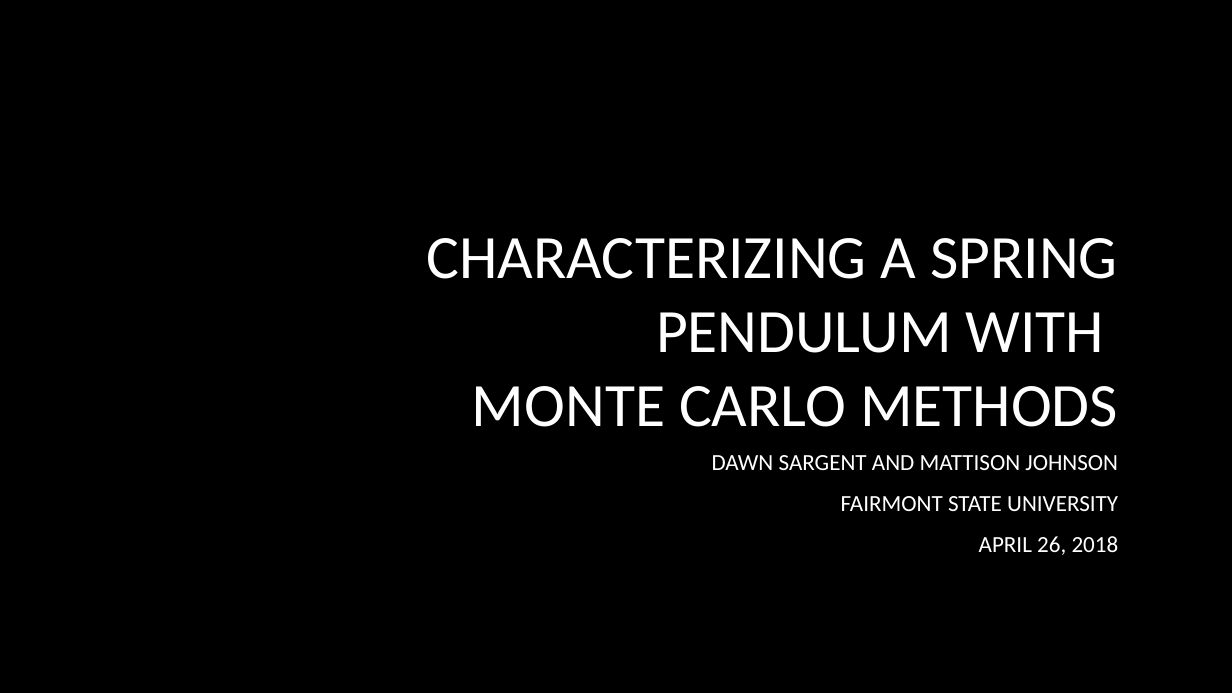
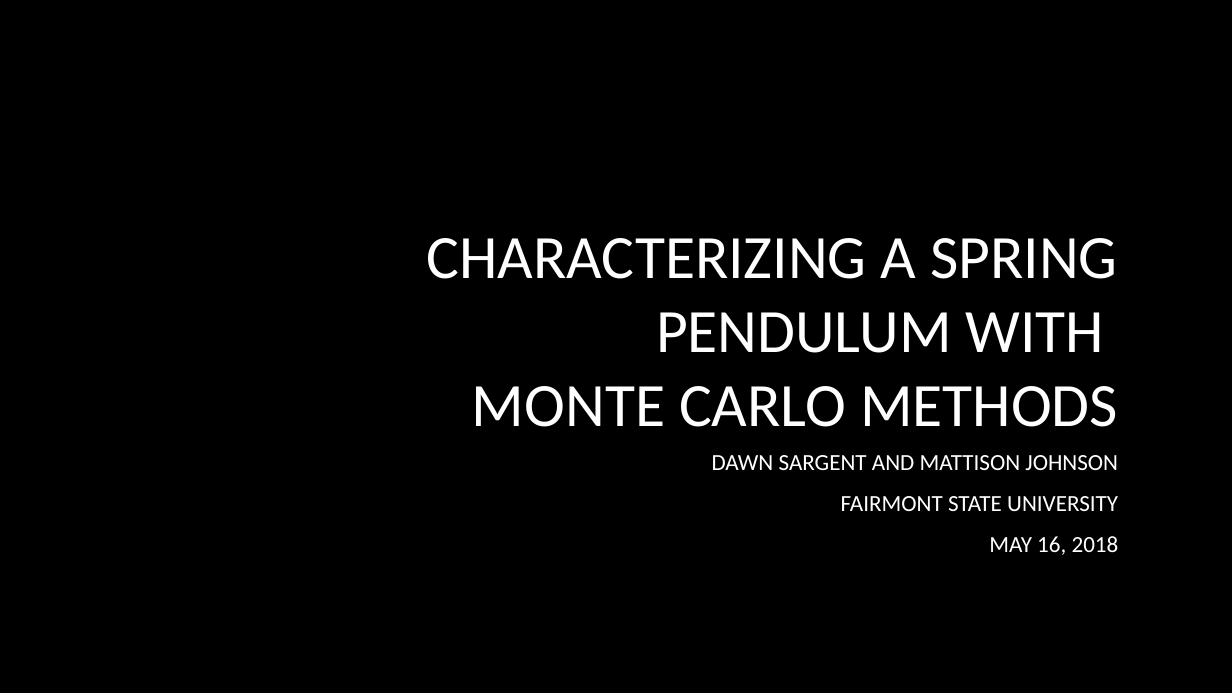
Before and after one commit to Smiley248/nasaspring, a slide deck: slide 1 of Presentations/NASA/NASA presentation.pptx. Drawn at 1232x693 pixels with LibreOffice and Linux fonts; fonts in the diff are those of the drawing; background and template pictures are left out. Boxes give left, top, right and bottom in pixels: in the first picture for what was removed or moved away, otherwise in the second. Text is boxed around its words. In the diff, an @@ line names an element or a change of style, - is before the commit and + after.

```diff
--- a/Presentations/NASA/NASA presentation.pptx
+++ b/Presentations/NASA/NASA presentation.pptx
@@ subtitle at (x1=989, y1=536, x2=1119, y2=555): text changed @@
-APRIL 26, 2018
+MAY 16, 2018
```
Also in this commit, not shown: 6 other slides changed, 4 slides added, 2 slides removed.
